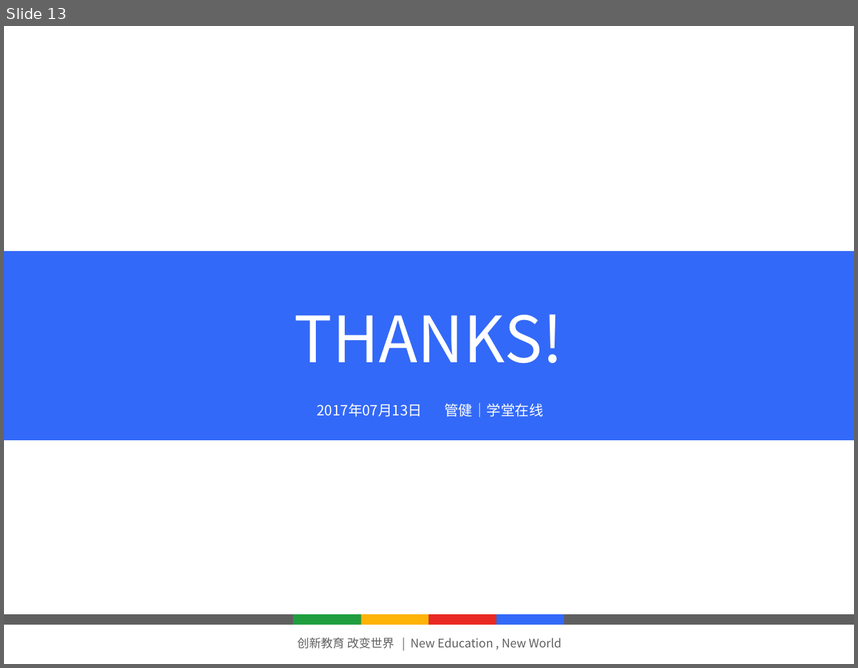
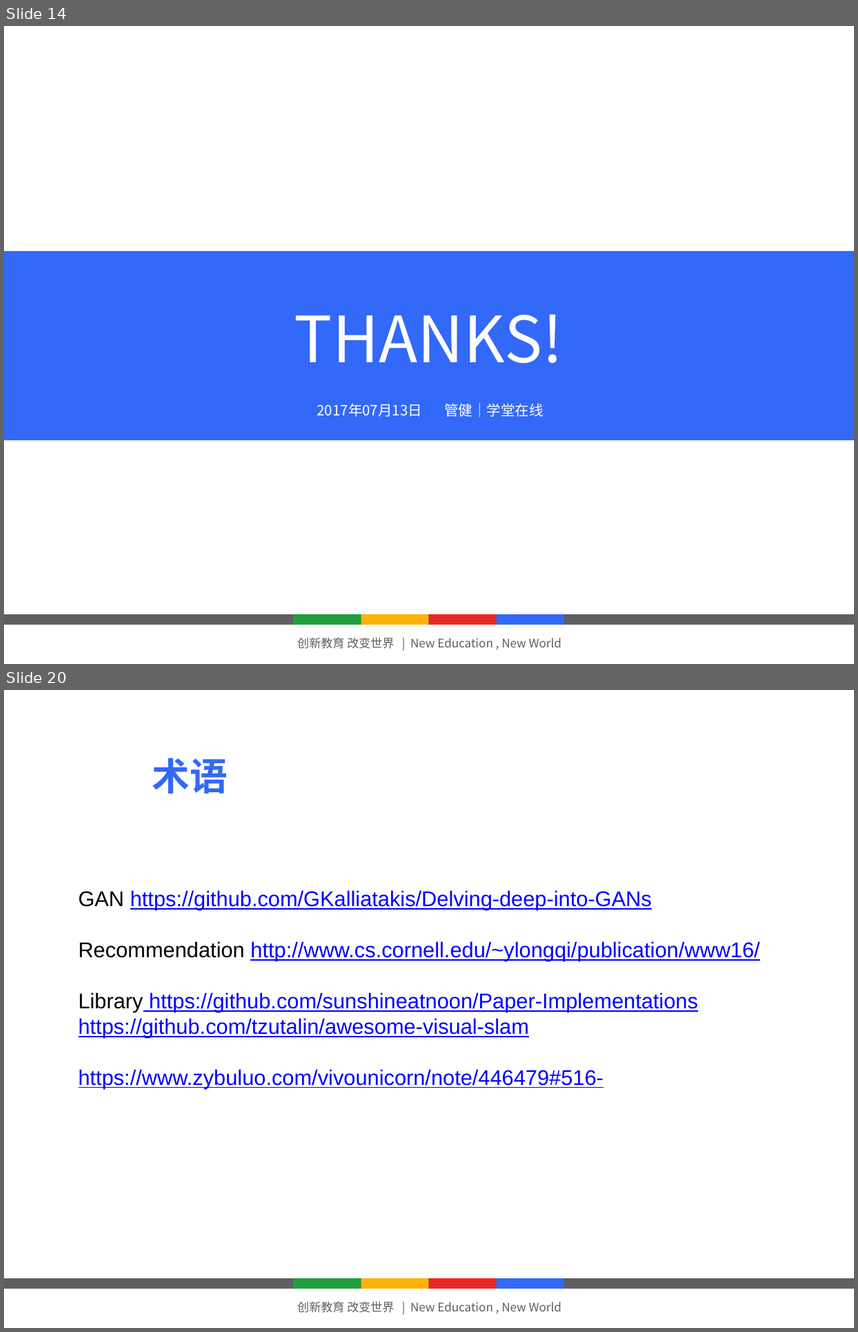
Before and after one commit to gavinzheng/whitepapercollection, a slide deck: work/Proctor/学堂云产品_线上监考-V1.pptx. Shown one above the other, each under a label of ours: slide 13 before the commit, slides 14 and 20 after it; the slides between them are not shown. The pictures are 858x668 and 858x1332 pixels, drawn with LibreOffice and Linux fonts; fonts in the diff are those of the drawing; background and template pictures are left out. Boxes give left, top, right and bottom in pixels: in the first picture for what was removed or moved away, otherwise in the second. Text is boxed around its words. In the diff, an @@ line names an element or a change of style, - is before the commit and + after.

```diff
--- a/work/Proctor/学堂云产品_线上监考-V1.pptx
+++ b/work/Proctor/学堂云产品_线上监考-V1.pptx
@@ slide 20 added at [4,690,854,1328], background #FFFFFF; not listed: 6 template elements that a slide beside it also shows @@
@@ page number added at [70,745,109,806], 36 pt, text #FFFFFF @@
+20
@@ text added at [152,758,228,793], 32 pt, text #3369F8, bold @@
+术语
@@ text added at [79,890,760,1088], 18 pt, text #0000FF, underline @@
+GAN https://github.com/GKalliatakis/Delving-deep-into-GANs
+Recommendation http://www.cs.cornell.edu/~ylongqi/publication/www16/
+Library https://github.com/sunshineatnoon/Paper-Implementations
+https://github.com/tzutalin/awesome-visual-slam
+https://www.zybuluo.com/vivounicorn/note/446479#516-
@@ what was slide 13 is now slide 14 @@
```
Also in this commit, not shown: 2 slides changed, 6 other slides added, 4 other files.
